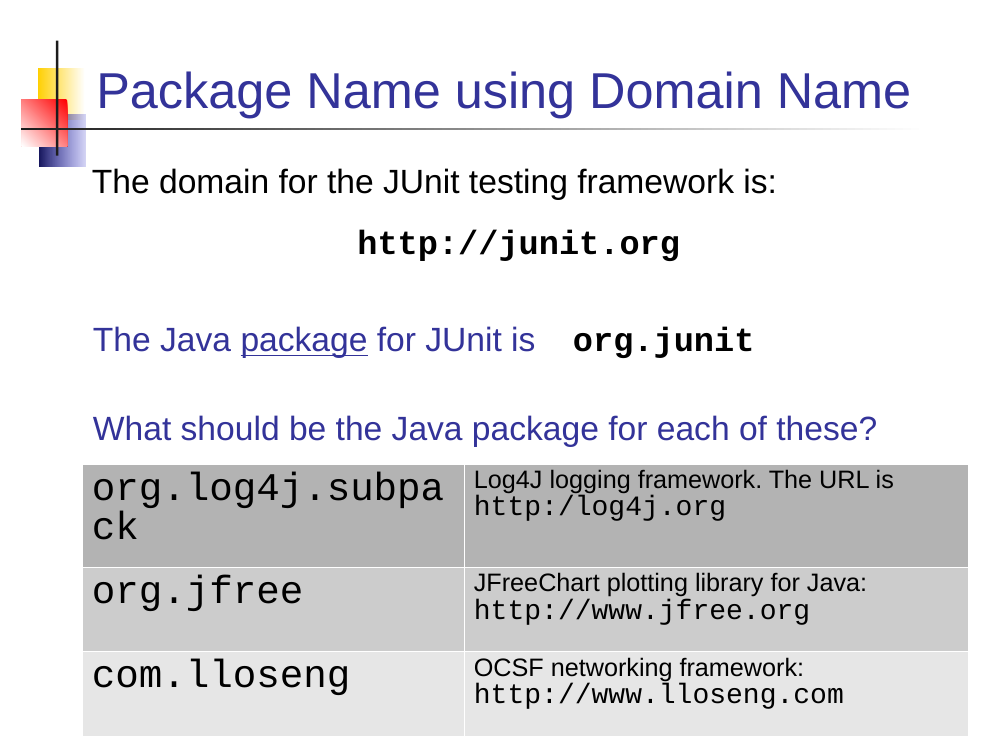
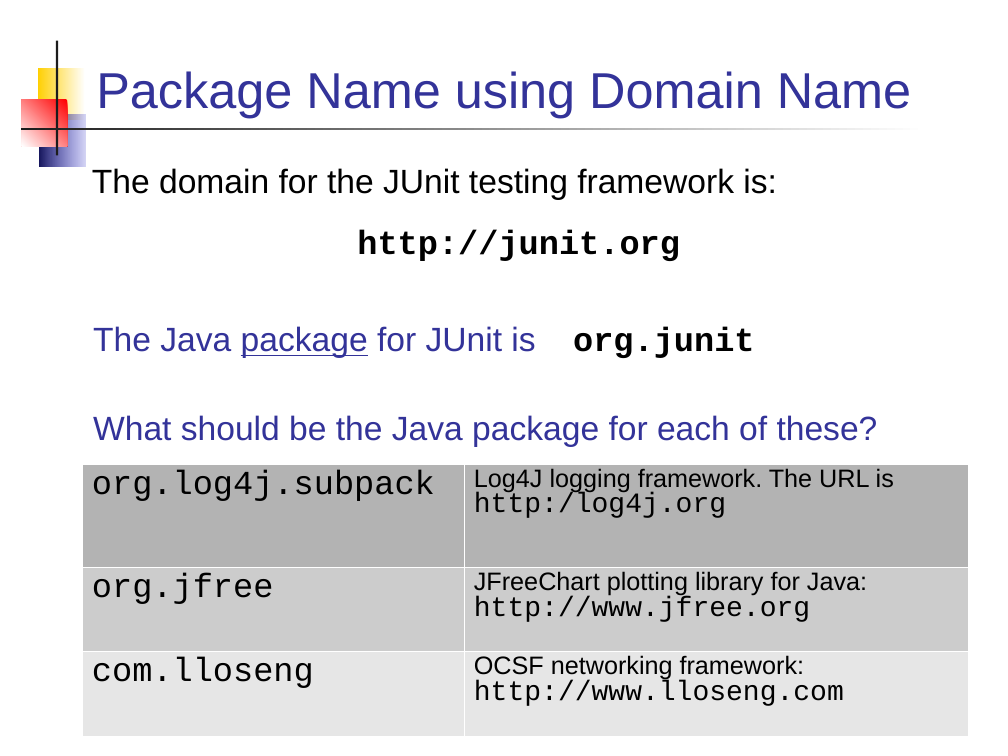
Before and after one commit to skeoop/skeoop.github.io, a slide deck: slide 9 of assignments/Ex1-Java-Review.ppt (slide 7 before the commit). Drawn at 1008x756 pixels with LibreOffice and Linux fonts; fonts in the diff are those of the drawing. Boxes give left, top, right and bottom in pixels: in the first picture for what was removed or moved away, otherwise in the second. Text is boxed around its words. In the diff, an @@ line names an element or a change of style, - is before the commit and + after.

```diff
--- a/assignments/Ex1-Java-Review.ppt
+++ b/assignments/Ex1-Java-Review.ppt
@@ table at (82,464,968,736) @@
@@ size 28 to 24 pt in "org.log4j.subpack", "org.jfree", "com.lloseng" @@
@@ line spacing 0.88 to 0.83 @@
@@ line spacing 0.87 to 0.81 @@
@@ line spacing 0.89 to 0.84 @@
```
Also in this commit, not shown: 4 other slides changed, 2 slides added, 13 other files.
